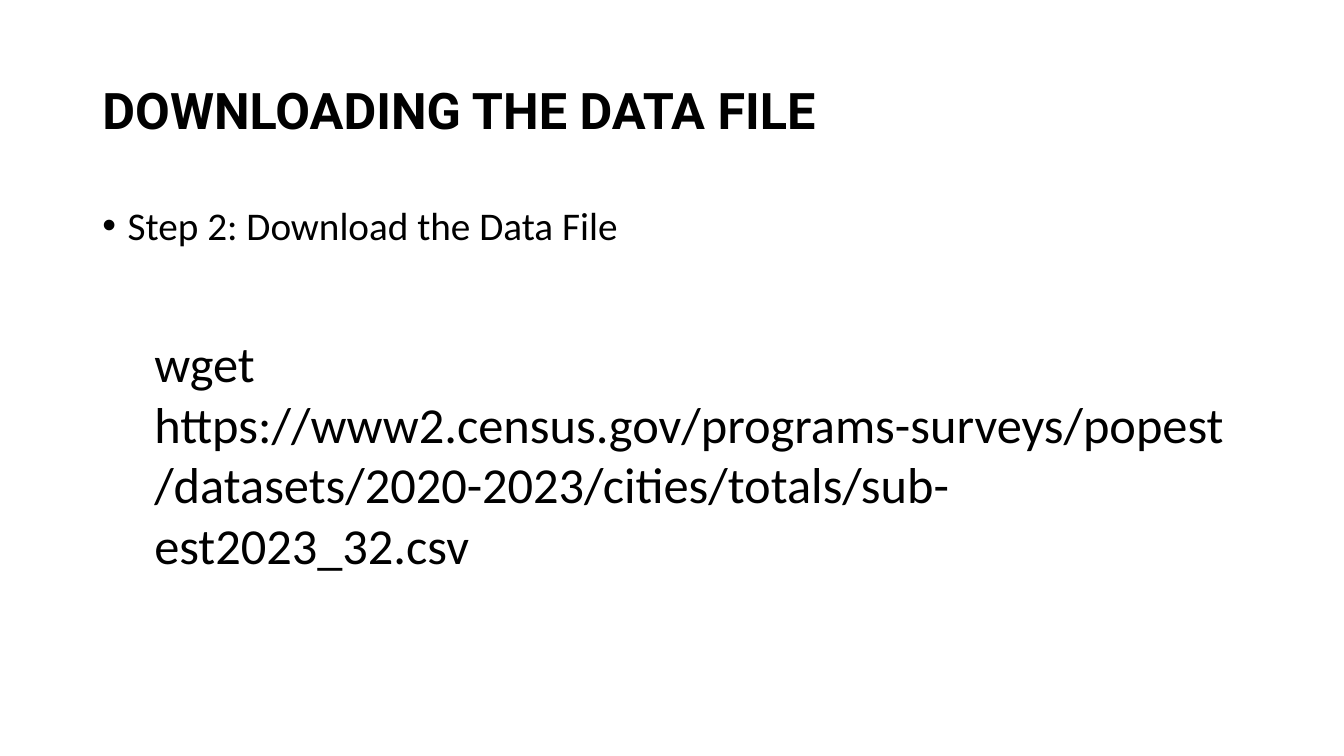
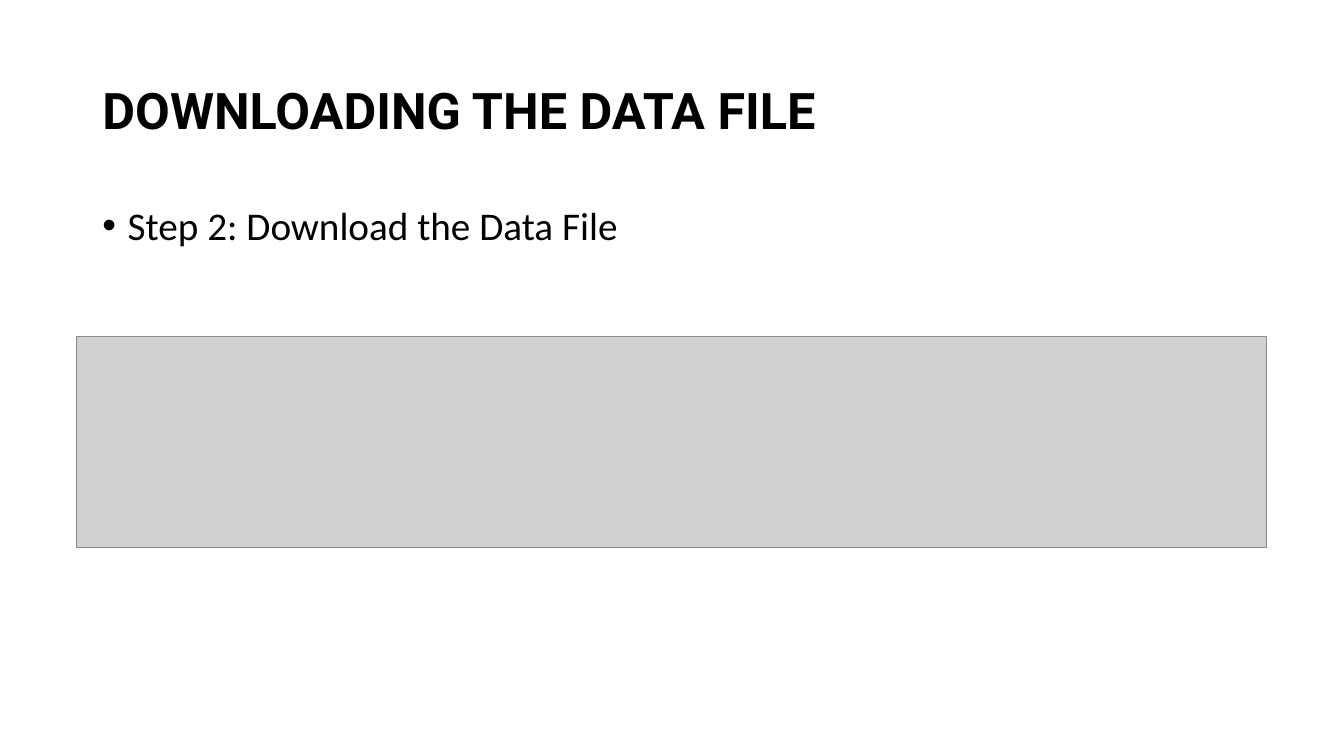
Before and after one commit to Apekshaa2908/Dynamic-Data-Ingestion-and-Storage-in-HDFS-with-Automated-Hive-Integration, a slide deck: slide 4 of Dynamic Data Ingestion and Storage in HDFS.pptx. Drawn at 1344x756 pixels with LibreOffice and Linux fonts; fonts in the diff are those of the drawing; grey boxes stand for pictures. Boxes give left, top, right and bottom in pixels: in the first picture for what was removed or moved away, otherwise in the second. Text is boxed around its words. In the diff, an @@ line names an element or a change of style, - is before the commit and + after.

```diff
--- a/Dynamic Data Ingestion and Storage in HDFS.pptx
+++ b/Dynamic Data Ingestion and Storage in HDFS.pptx
@@ picture added at (x1=77, y1=337, x2=1267, y2=548) @@
@@ text removed at (x1=154, y1=350, x2=1223, y2=571) @@
-wget https://www2.census.gov/programs-surveys/popest/datasets/2020-2023/cities/totals/sub-est2023_32.csv
```
Also in this commit, not shown: 2 slides added.
